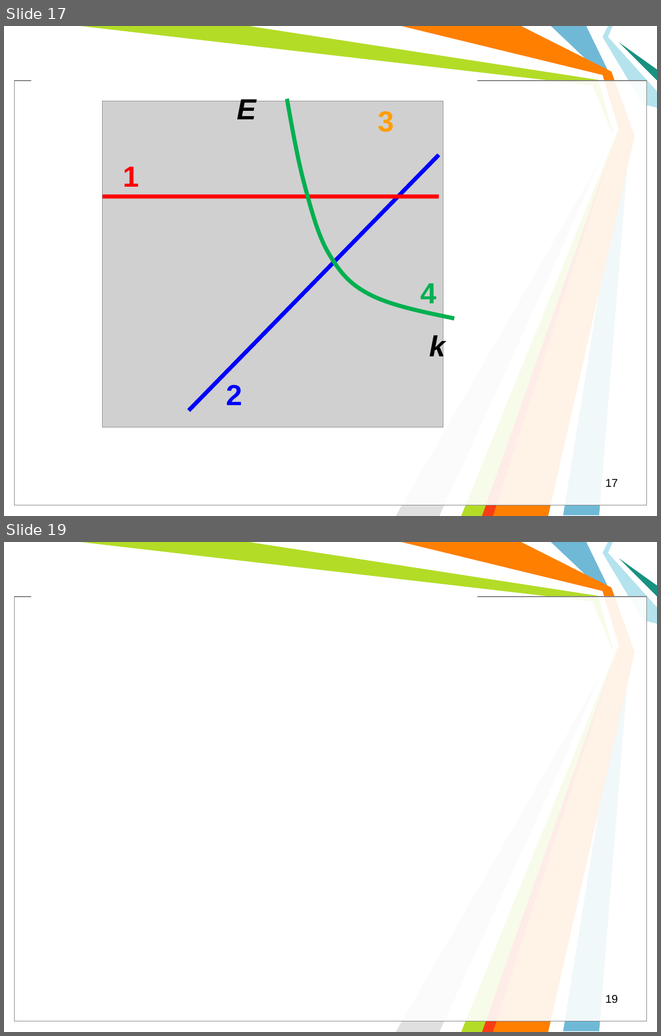
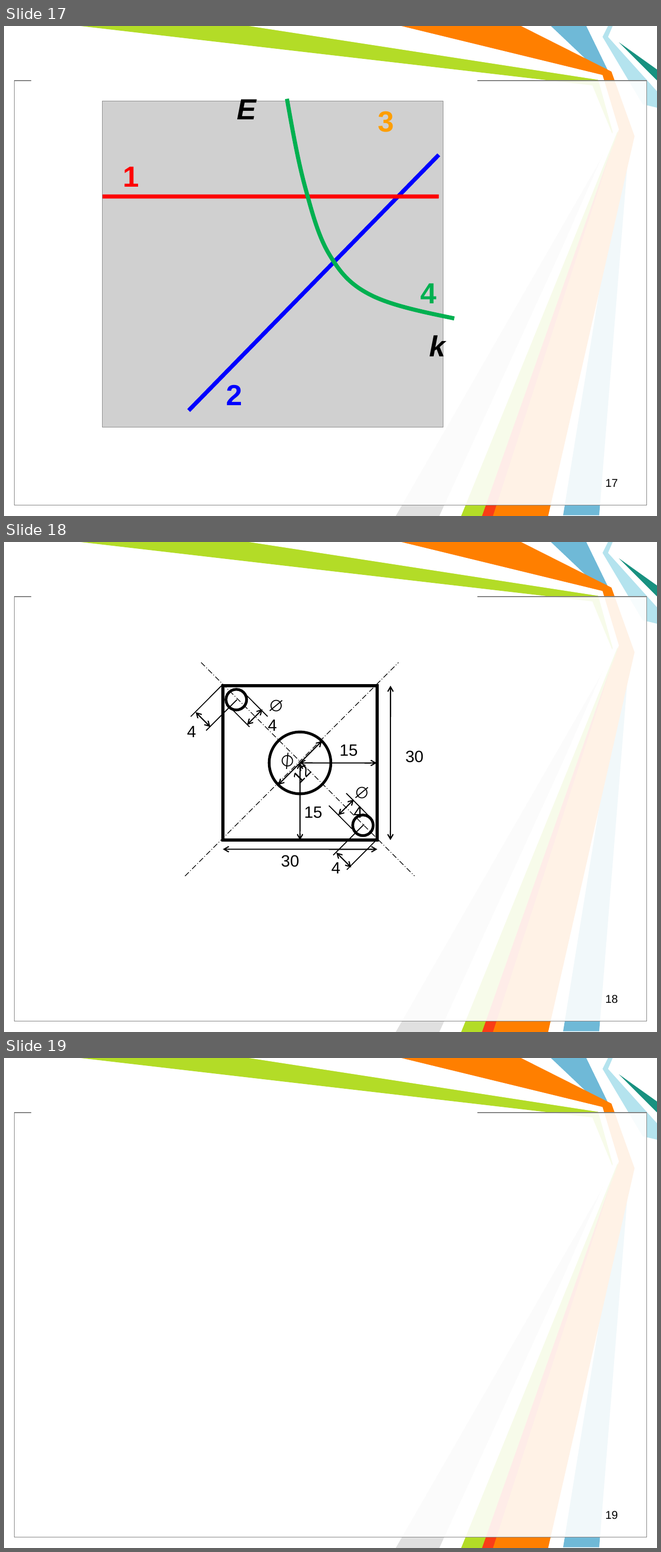
Before and after one commit to l432/NMK, a slide deck: Lecture/FIT/Less00.ppt. Shown one above the other, each under a label of ours: slides 17 and 19 before the commit, slides 17, 18 and 19 after it; the slides between them are not shown. The pictures are 661x1036 and 661x1552 pixels, drawn with LibreOffice and Linux fonts; fonts in the diff are those of the drawing; grey boxes stand for pictures; background and template pictures are left out. Boxes give left, top, right and bottom in pixels: in the first picture for what was removed or moved away, otherwise in the second. Text is boxed around its words. In the diff, an @@ line names an element or a change of style, - is before the commit and + after.

```diff
--- a/Lecture/FIT/Less00.ppt
+++ b/Lecture/FIT/Less00.ppt
@@ slide 18 added at box(4, 542, 657, 1032), background #FFFFFF; not listed: 11 template elements that a slide beside it also shows @@
@@ line added from (185, 876) to (398, 663), #000000 0.74 pt dashed @@
@@ line added from (201, 662) to (415, 876), #000000 0.74 pt dashed @@
@@ line added from (191, 716) to (221, 686), #000000 0.99 pt @@
@@ line added from (206, 731) to (237, 699), #000000 0.99 pt @@
@@ rectangle added at box(223, 686, 377, 840), outline #000000 3 pt @@
@@ ellipse added at box(226, 689, 247, 711), outline #000000 3 pt @@
@@ line added from (244, 694) to (268, 716), #000000 0.99 pt @@
@@ double arrow added from (390, 686) to (390, 840), #000000 1.25 pt @@
@@ double arrow added from (210, 727) to (196, 713), #000000 1.25 pt @@
@@ line added from (227, 704) to (249, 727), #000000 0.99 pt @@
@@ double arrow added from (247, 725) to (263, 709), #000000 1.25 pt @@
@@ text added at box(187, 725, 196, 737), 18 pt, text #000000 @@
+4
@@ text added at box(268, 719, 277, 734), 18 pt, text #000000 @@
+∅4
@@ ellipse added at box(269, 732, 330, 794), outline #000000 3 pt @@
@@ double arrow added from (278, 785) to (322, 741), #000000 1.25 pt @@
@@ text added at box(339, 744, 358, 756), 18 pt, text #000000 @@
+15
@@ double arrow added from (377, 762) to (300, 762), #000000 1.25 pt @@
@@ double arrow added from (300, 840) to (300, 762), #000000 1.25 pt @@
@@ text added at box(405, 750, 423, 762), 18 pt, text #000000 @@
+30
@@ text added at box(285, 773, 309, 784), 18 pt, text #000000 @@
+∅ 12
@@ line added from (346, 793) to (369, 816), #000000 0.99 pt @@
@@ text added at box(304, 806, 322, 818), 18 pt, text #000000 @@
+15
@@ line added from (329, 805) to (352, 829), #000000 0.99 pt @@
@@ double arrow added from (338, 815) to (354, 799), #000000 1.25 pt @@
@@ text added at box(354, 805, 363, 821), 18 pt, text #000000 @@
+∅4
@@ line added from (333, 855) to (364, 824), #000000 0.99 pt @@
@@ ellipse added at box(353, 815, 373, 836), outline #000000 3 pt @@
@@ line added from (347, 870) to (378, 838), #000000 0.99 pt @@
@@ double arrow added from (378, 849) to (223, 849), #000000 1.25 pt @@
@@ text added at box(281, 855, 299, 867), 18 pt, text #000000 @@
+30
@@ double arrow added from (351, 867) to (336, 852), #000000 1.25 pt @@
@@ text added at box(332, 862, 341, 873), 18 pt, text #000000 @@
+4
@@ page number added at box(606, 995, 618, 1003), 12.5 pt, text #000000 @@
+18
```
Also in this commit, not shown: 1 slide removed, 4 other files.
